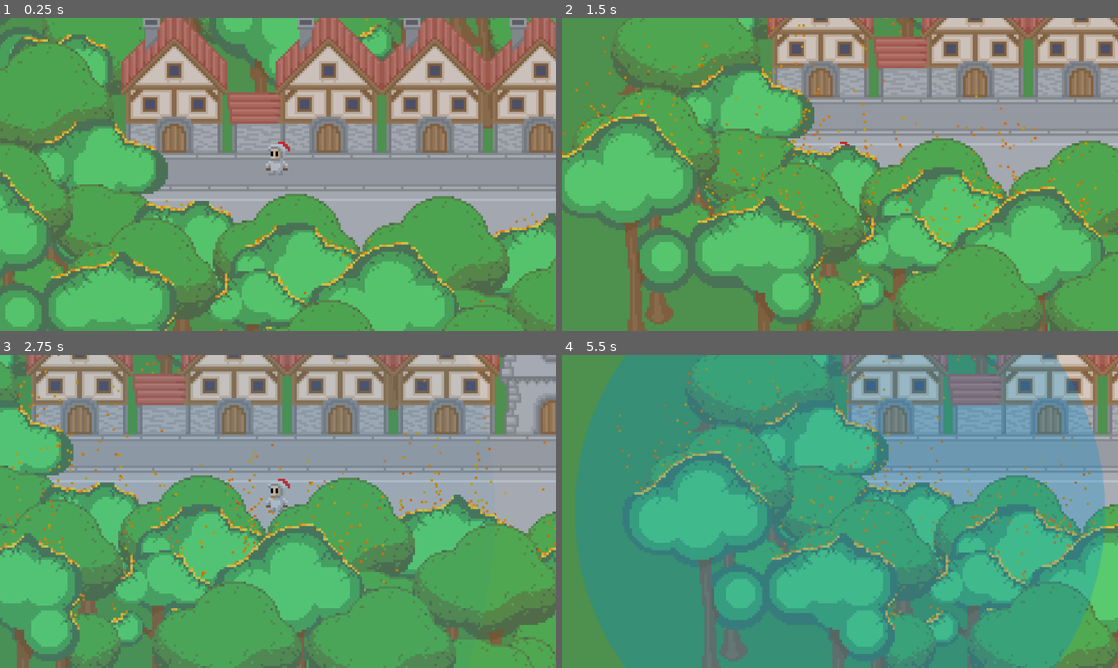
Above: before the commit, frames 1-4 (two rows, left to right).
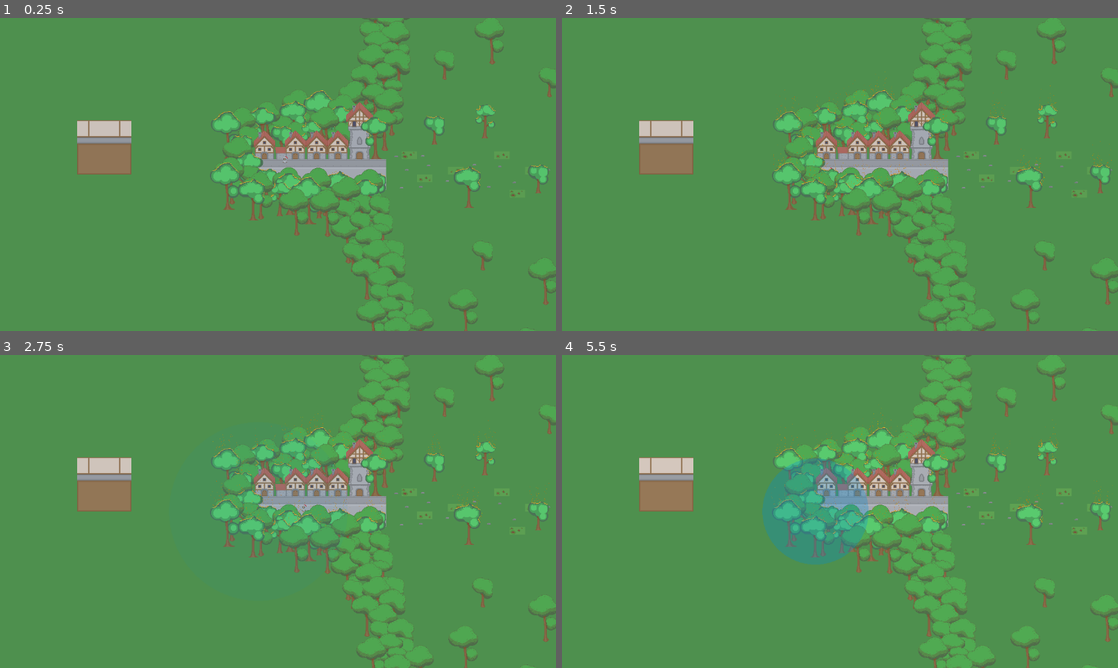
Above: after the commit, the same moments.

Repository: Senjia12/Game-dj-Ames
Game: Godot game, scene res://Level/game.tscn
Same seed, same stepped clock (60 frames per second), same inputs: the game is played once before the commit and once after it.
Inputs (mouse positions are in pixels of both pictures, inside the frame that each line leads up to):
- Up to frame 1 (0.25 s): no input
- Up to frame 2 (1.5 s): move the mouse to (962, 158) at 0.52 s; hold D (right) 0.53-1.28 s; hold S (bottom) 0.53-1.28 s; move the mouse to (728, 190) at 1.27 s; hold A (left) from 1.28 s (still down); tap E (interact) at 1.35 s
- Up to frame 3 (2.75 s): move the mouse to (333, 442) at 2.02 s; release A (left) at 2.03 s; hold D (right) from 2.03 s (still down); right-click (333, 442) at 2.1 s
- Up to frame 4 (5.5 s): move the mouse to (812, 574) at 2.77 s; tap W (top) at 2.85 s; move the mouse to (1006, 558) at 3.52 s; release D (right) at 3.53 s; hold S (bottom) 3.53-4.28 s; hold A (left) from 3.53 s (still down); move the mouse to (673, 464) at 4.27 s; tap E (interact) at 4.35 s; move the mouse to (867, 511) at 5.02 s; right-click (867, 511) at 5.1 s

The runs differ from the first frame. In frame 1, 65% of the frame differs, in the area x 0-100%, y 0-100%; in frame 2, 56%; in frame 3, 64%; in frame 4, 91%, in the area x 2-100%, y 0-100%.

Commit message:
camera des

Diff:
--- a/bla/Level/game.tscn
+++ b/bla/Level/game.tscn
@@ -35,7 +35,6 @@
 [ext_resource type="Script" path="res://Level/day_night.gd" id="23_4xs1l"]
 [ext_resource type="Texture2D" uid="uid://clksy14mehqbh" path="res://Level/Décor/Prairie/Pave_1.png" id="23_tt6vj"]
 [ext_resource type="Texture2D" uid="uid://v6o8rsxhwhmo" path="res://Level/Décor/Prairie/Pave_2.png" id="24_ac0kq"]
-[ext_resource type="Texture2D" uid="uid://boiiujdyrwdum" path="res://Level/Décor/motagne + point de vue/Ciel_vue_badasse.png" id="25_upair"]
 [ext_resource type="Texture2D" uid="uid://cbdldis862pg" path="res://Level/Décor/Prairie/Pave_3.png" id="25_w4p3i"]
 [ext_resource type="Texture2D" uid="uid://co6s0lffpigr8" path="res://Level/Décor/Prairie/Pave_4.png" id="26_bw248"]
 [ext_resource type="Texture2D" uid="uid://caylyeqt0pyl" path="res://Level/Décor/motagne + point de vue/Zone_de_pierre_1.png" id="33_jrqys"]
@@ -2040,14 +2039,6 @@
 "": SubResource("AnimationLibrary_lq6uo")
 }
 
-[node name="ParallaxBackground" type="ParallaxBackground" parent="."]
-
-[node name="ParallaxLayer" type="ParallaxLayer" parent="ParallaxBackground"]
-
-[node name="CielVueBadasse" type="Sprite2D" parent="ParallaxBackground"]
-position = Vector2(630, -568)
-texture = ExtResource("25_upair")
-
 [node name="soul detector" parent="." instance=ExtResource("22_chmqr")]
 
 [node name="day night" type="AnimationPlayer" parent="."]
@@ -2065,3 +2056,5 @@
 [node name="Player" parent="." instance=ExtResource("12_l25pa")]
 process_mode = 3
 position = Vector2(15, -23)
+
+[node name="Camera2D" type="Camera2D" parent="."]
--- a/bla/Unit/Joueur/player.tscn
+++ b/bla/Unit/Joueur/player.tscn
@@ -31,9 +31,6 @@
 [node name="Player" type="CharacterBody2D" groups=["player"]]
 script = ExtResource("1_1bhd3")
 
-[node name="Camera2D" type="Camera2D" parent="."]
-zoom = Vector2(5, 5)
-
 [node name="CollisionShape2D" type="CollisionShape2D" parent="."]
 position = Vector2(0, -1)
 shape = SubResource("RectangleShape2D_0hqjl")
Not shown: 1 places in bla/Level/game.tscn that only renumber resources
